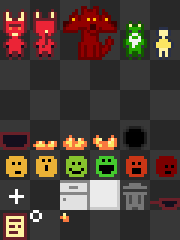
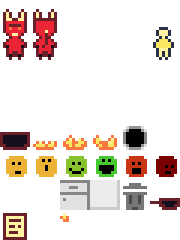
Layer changes from the first 180 x 240 image to the second:
renamed "Pasted Layer" to "main", painted on it over [0, 6, 180, 240]
renamed "Layer" to "background", hid it over [0, 0, 180, 240]
